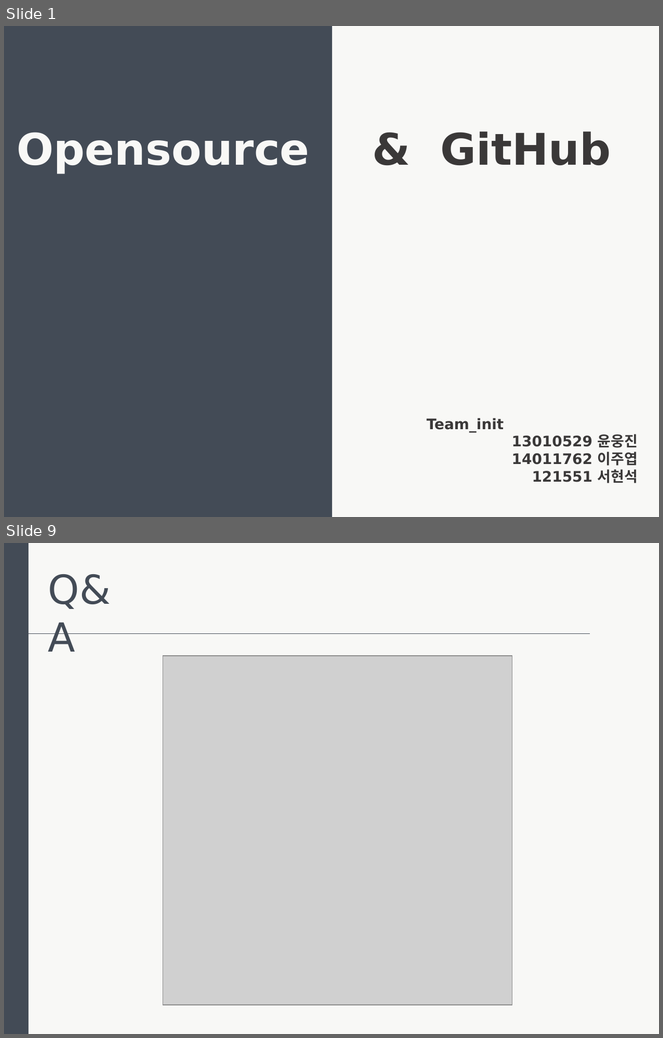
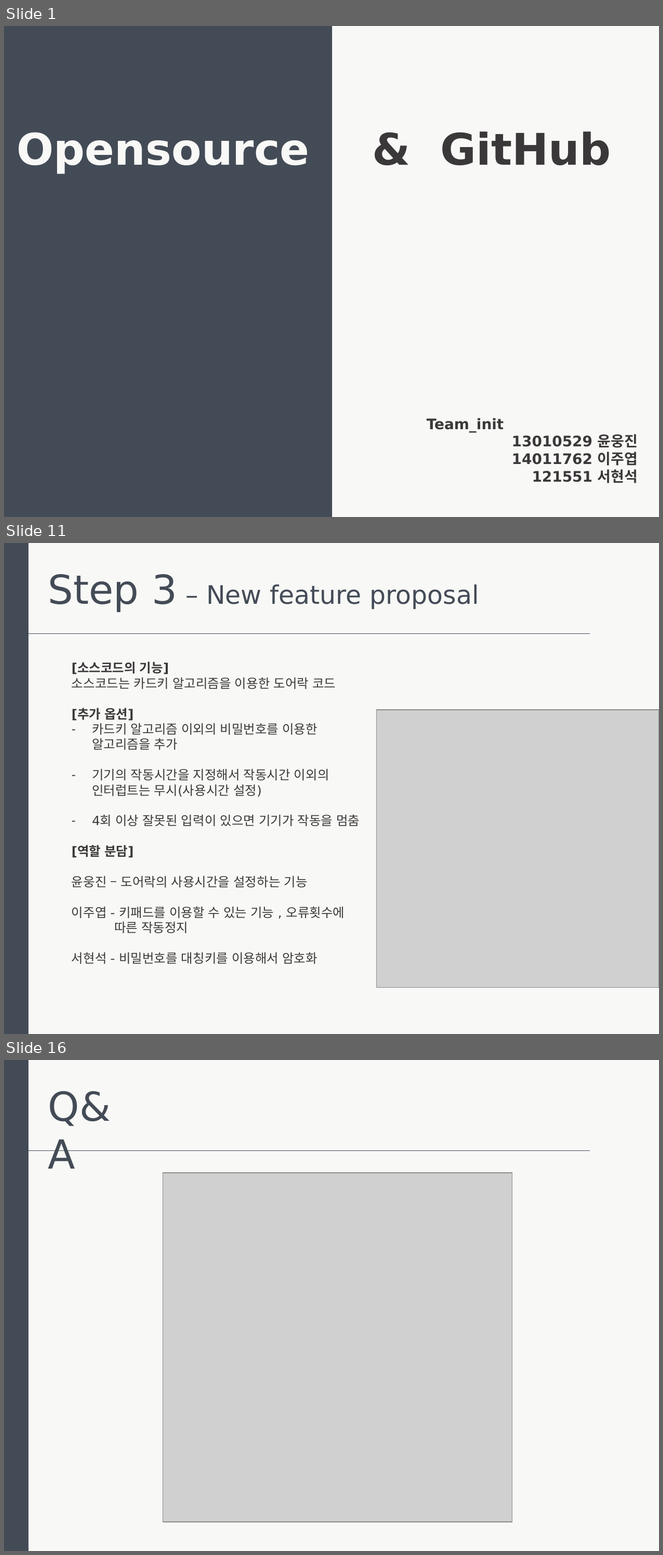
Before and after one commit to Unoong/DoorLockCode, a slide deck: 발표자료.pptx. Shown one above the other, each under a label of ours: slides 1 and 9 before the commit, slides 1, 11 and 16 after it; the slides between them are not shown. The pictures are 663x1038 and 663x1555 pixels, drawn with LibreOffice and Linux fonts; fonts in the diff are those of the drawing; grey boxes stand for pictures. Boxes give left, top, right and bottom in pixels: in the first picture for what was removed or moved away, otherwise in the second. Text is boxed around its words. In the diff, an @@ line names an element or a change of style, - is before the commit and + after.

```diff
--- a/발표자료.pptx
+++ b/발표자료.pptx
@@ slide 11 added at (4, 543, 659, 1034), background #F8F8F6 @@
@@ rectangle added at (4, 543, 29, 1034), fill #434B56 @@
@@ text added at (48, 574, 479, 612), 28 pt, text #434B56 @@
+Step 3 – New feature proposal
@@ line added from (29, 634) to (591, 634), #434B56 0.5 pt @@
@@ text added at (72, 662, 360, 964), 14 pt, text #3A3838 @@
+[소스코드의 기능]
+소스코드는 카드키 알고리즘을 이용한 도어락 코드
+[추가 옵션]
+– 카드키 알고리즘 이외의 비밀번호를 이용한 알고리즘을 추가
+– 기기의 작동시간을 지정해서 작동시간 이외의 인터럽트는 무시(사용시간 설정)
+– 4회 이상 잘못된 입력이 있으면 기기가 작동을 멈춤
+[역할 분담]
+윤웅진 – 도어락의 사용시간을 설정하는 기능
+이주엽 - 키패드를 이용할 수 있는 기능 , 오류횟수에
+따른 작동정지
+서현석 - 비밀번호를 대칭키를 이용해서 암호화
@@ picture added at (377, 710, 659, 988) @@
@@ what was slide 9 is now slide 16 @@
```
Also in this commit, not shown: 3 slides changed, 10 other slides added, 4 slides removed.
